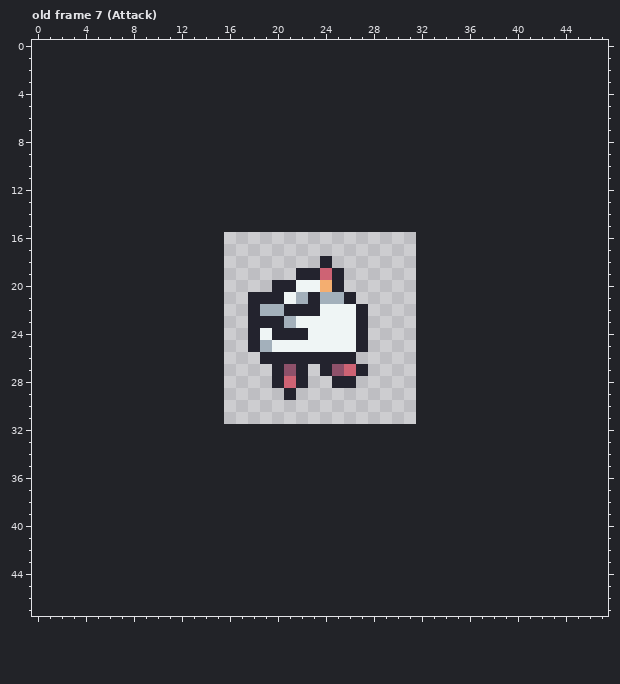
Two states of a pixel-art file, Godot/Assets/Sprites/Gallina.aseprite. Above is the file before it was changed.
16x16 pixels, 8 frames. Colours within 5 levels of each other are drawn and written as one. Shown: old frame 7 (Attack). The old version is drawn lined up with the new one, on the new canvas. The commit also changed other frames, which this record leaves out.
Once edited:
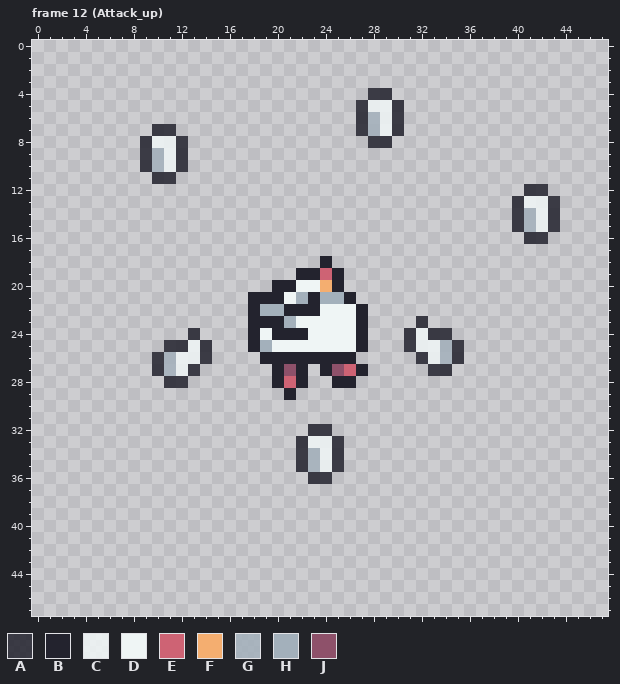
Palette (. is transparent): A #23232edb  B #23232e  C #eff5f5db  D #eff5f5  E #ce6374  F #f4ae70  G #a3b0bbdb  H #a3b0bb  J #8e516a
Diff:
canvas 16x16 -> 48x48, the old top-left corner now at 16,16
frames 8 -> 13
Frame 12 (Attack_up) against old frame 7 (Attack):
Colour A now appears in row 4 at x 28 to 29; in rows 5 to 6 at x 27 and 30; in row 7 at x 10 to 11, 27 and 30; in row 8 at x 9, 12 and 28 to 29; in rows 9 to 10 at x 9 and 12; in row 11 at x 10 to 11.
Colour A now appears in row 12 at x 41 to 42; in rows 13 to 15 at x 40 and 43; in row 16 at x 41 to 42; in row 23 at x 32; in row 24 at x 13, 31 and 33 to 34; in row 25 at x 11 to 12, 14, 31 and 35.
Colour A now appears in row 26 at x 10, 14, 32 and 35; in row 27 at x 10, 13 and 33 to 34; in row 28 at x 11 to 12; in row 32 at x 23 to 24; in rows 33 to 35 at x 22 and 25; in row 36 at x 23 to 24.
Colour C now appears in row 5 at x 28 to 29; in rows 6 to 7 at x 29; in row 8 at x 10 to 11; in rows 9 to 10 at x 11; in row 13 at x 41 to 42; in rows 14 to 15 at x 42.
Colour C now appears in row 24 at x 32; in row 25 at x 13 and 32 to 33; in row 26 at x 12 to 13 and 33; in row 27 at x 12; in row 33 at x 23 to 24; in rows 34 to 35 at x 24.
Colour G now appears in rows 6 to 7 at x 28; in rows 9 to 10 at x 10; in rows 14 to 15 at x 41; in row 25 at x 34; in row 26 at x 11 and 34; in row 27 at x 11.
Colour G now appears in rows 34 to 35 at x 23.
Where, in picture pixels (left, top, right, bottom), the same in both pictures:
added: (356, 88, 404, 148)
added: (140, 124, 188, 184)
added: (512, 184, 560, 244)
added: (404, 316, 464, 376)
added: (152, 328, 212, 388)
added: (296, 424, 344, 484)
